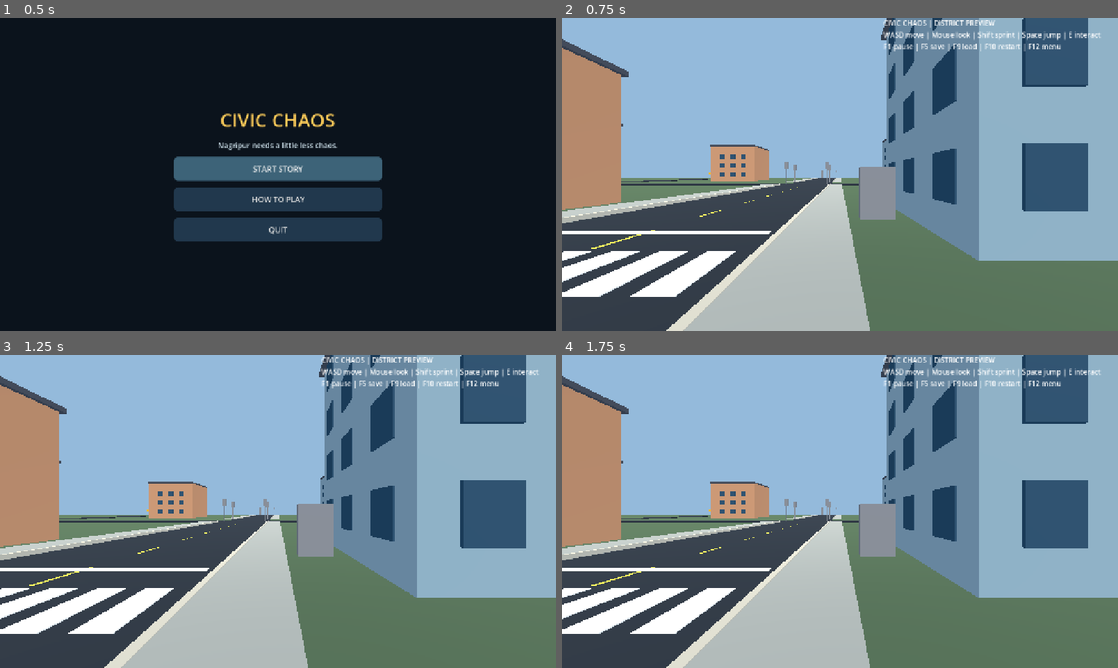
Above: before the commit, frames 1-4 (two rows, left to right).
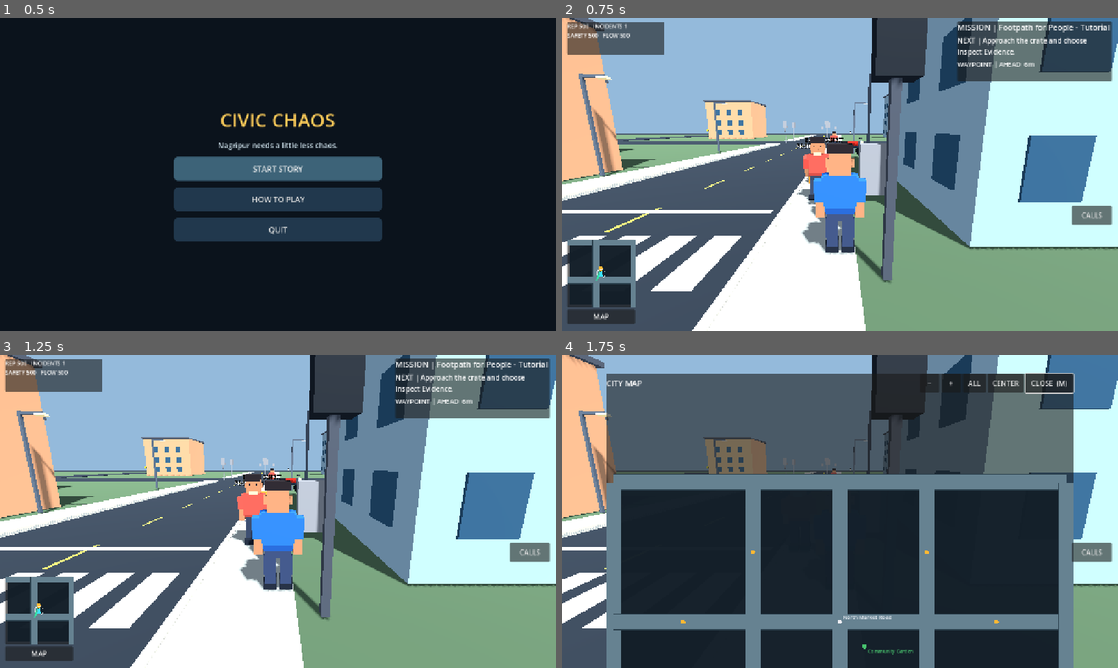
Above: after the commit, the same moments.

Repository: gauravprajapat-23/civic-chaos
Game: Godot game, scene res://scenes/core/menu.tscn
The game is run twice, just before and just after one commit, with the same random seed, the same clock (stepped at 60 frames per second) and the same inputs.
Inputs (mouse positions are in pixels of both pictures, inside the frame that each line leads up to):
- Up to frame 1 (0.5 s): no input
- Up to frame 2 (0.75 s): click "START STORY" at 0.5 s
- Up to frame 3 (1.25 s): no input
- Up to frame 4 (1.75 s): click (600, 652) at 1.25 s, where only the run after the commit has a clickable "MAP"

Frame 1 is identical in both runs. In frame 2, 75% of the frame differs, in the area x 0-100%, y 0-100%; in frame 3, 75%; in frame 4, 94%.
Error before the commit: Parse Error: Function "sinf()" not found in base self. (res://scripts/player/player_controller.gd:248)

Commit message:
fix(bike): use Godot built-in sin and cos for motorcycle steering [skip ci]

Diff:
--- a/scripts/player/player_controller.gd
+++ b/scripts/player/player_controller.gd
@@ -245,7 +245,7 @@
         _bike_speed = move_toward(_bike_speed, 0.0, BIKE_COAST_MPS2 * delta)
     if absf(controls.x) > 0.05 and absf(_bike_speed) > 0.2:
         _bike_heading += controls.x * BIKE_TURN_RATE * delta * clampf(absf(_bike_speed) / 4.0, 0.30, 1.0) * signf(_bike_speed)
-    var direction := Vector3(-sinf(_bike_heading), 0, -cosf(_bike_heading))
+    var direction := Vector3(-sin(_bike_heading), 0, -cos(_bike_heading))
     velocity.x = direction.x * _bike_speed
     velocity.z = direction.z * _bike_speed
     velocity.y = -0.1 if is_on_floor() else velocity.y - _gravity * delta
